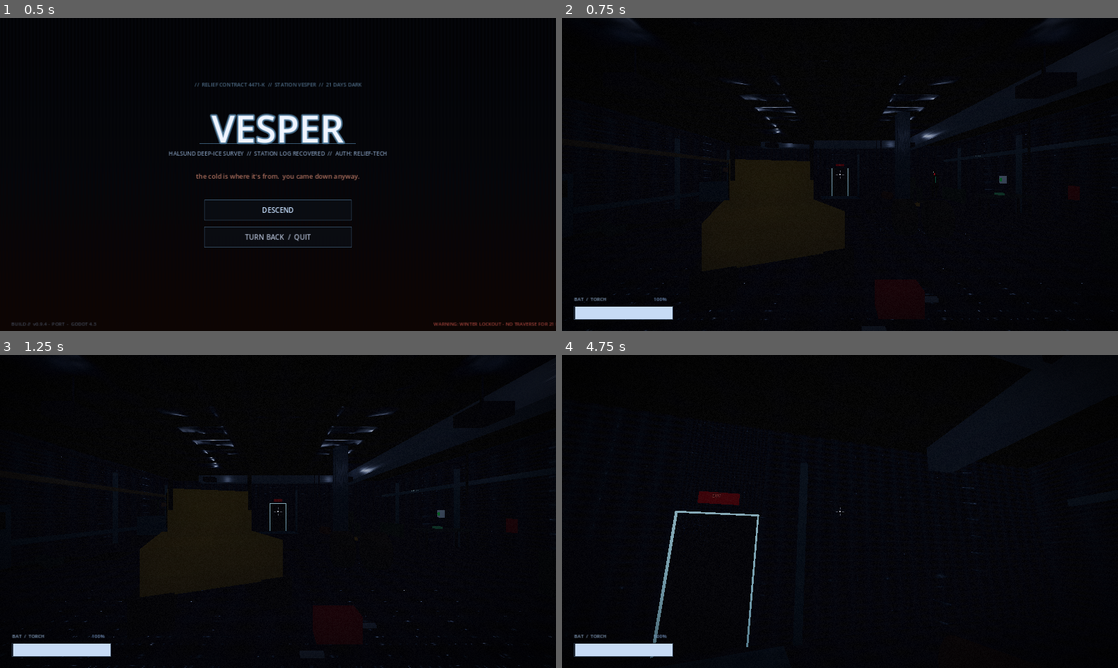
Above: before the commit, frames 1-4 (two rows, left to right).
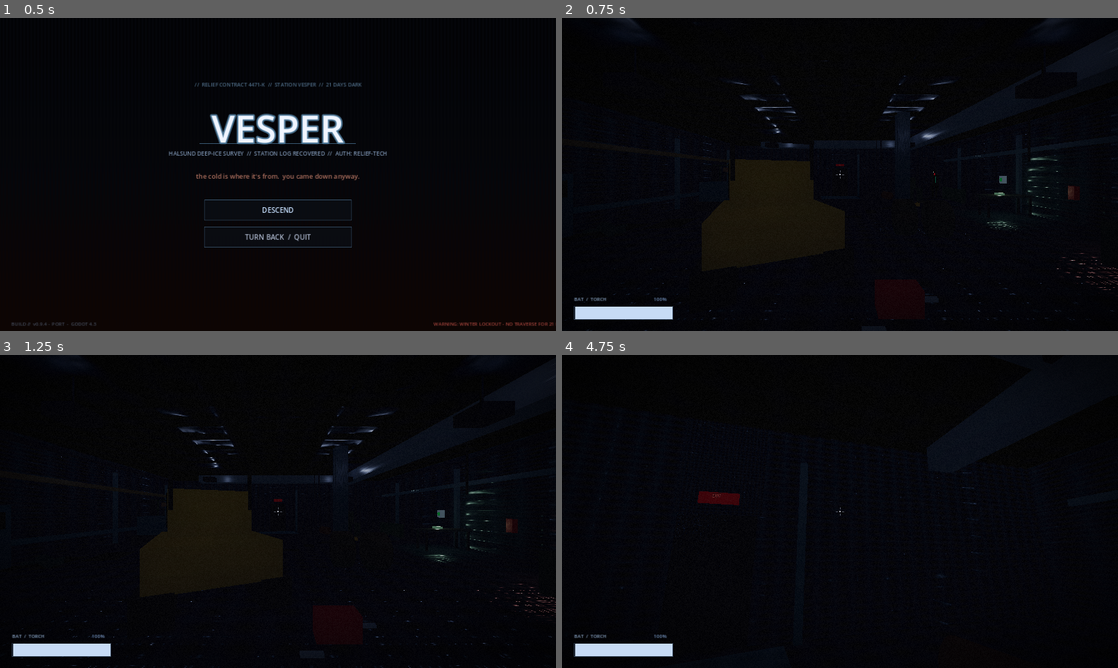
Above: after the commit, the same moments.

Repository: jakob265/horror
Game: Godot game, scene res://scenes/main.tscn
The game is run twice, just before and just after one commit, with the same random seed, the same clock (stepped at 60 frames per second) and the same inputs.
Inputs (mouse positions are in pixels of both pictures, inside the frame that each line leads up to):
- Up to frame 1 (0.5 s): no input
- Up to frame 2 (0.75 s): click "DESCEND" at 0.5 s
- Up to frame 3 (1.25 s): no input
- Up to frame 4 (4.75 s): tap Enter at 1.25 s; move the mouse to (867, 511) at 1.27 s; hold Ctrl (crouch) 1.28-2.03 s; hold W (move_forward) from 1.28 s (still down); tap Space at 1.52, 2.27, 3.77, 4.52 s; move the mouse to (812, 511) at 2.02 s; tap E (interact) at 2.1 s; move the mouse to (851, 505) at 2.77 s; hold Shift (sprint) 2.78-3.53 s; move the mouse to (834, 517) at 3.52 s; tap 0 at 3.6 s; move the mouse to (878, 514) at 4.27 s; tap 9 at 4.35 s

Frame 1 is identical in both runs. In frame 2, 0.3% of the frame differs, in the area x 48-100%, y 41-89%; in frame 3, 0.3%; in frame 4, 0.5%, in the area x 15-36%, y 49-97%.

Commit message:
Frame every doorway and make pickups findable
- Doorways: every wall opening now gets a frame, so connections read as
  doors instead of bare holes (fixes "missing doors" between rooms).
- Pickups now glow and cast a faint light so they're findable in the dark.
  Act 5's fuel can and valve handle were effectively invisible and sat in far
  corners - they now glow and sit on open central floor, so the gas/coolant
  puzzle is solvable.

https://claude.ai/code/session_01HfxPrm2HXwdjVL4tw9a6S6

Diff:
--- a/godot/scripts/acts/act1_surface.gd
+++ b/godot/scripts/acts/act1_surface.gd
@@ -112,8 +112,7 @@
 
 
 func _make_pickup(pos: Vector3, size: Vector3, color: Color, item_id: String, prompt: String) -> void:
-	var body := Chamber.make_prop_box(self, size, pos, color, true, "pickup")
-	Interactable.attach(body, prompt, "collect_item", {"item_id": item_id})
+	ActUtil.pickup(self, pos, size, color, item_id, prompt)
 
 
 func _emissive_box(parent: Node, size: Vector3, pos: Vector3, color: Color, energy: float) -> MeshInstance3D:
--- a/godot/scripts/acts/act4_labs.gd
+++ b/godot/scripts/acts/act4_labs.gd
@@ -111,8 +111,7 @@
 
 
 func _make_pickup(pos: Vector3, size: Vector3, color: Color, item_id: String, prompt: String) -> void:
-	var body := Chamber.make_prop_box(self, size, pos, color, true, "pickup")
-	Interactable.attach(body, prompt, "collect_item", {"item_id": item_id})
+	ActUtil.pickup(self, pos, size, color, item_id, prompt)
 
 
 func _cut_chain() -> void:
--- a/godot/scripts/acts/act5_generator.gd
+++ b/godot/scripts/acts/act5_generator.gd
@@ -80,9 +80,9 @@
 	})
 
 	# The two items, far apart, out in the dark.
-	_make_pickup(Vector3(7.5, 0.95, -6.0), Vector3(0.5, 0.12, 0.16), Color(0.6, 0.55, 0.2), "valve_handle", "Take the valve handle")
+	_make_pickup(Vector3(5.0, 0.35, -3.5), Vector3(0.5, 0.16, 0.18), Color(0.7, 0.62, 0.2), "valve_handle", "Take the valve handle")
 	Chamber.make_prop_box(self, Vector3(1.6, 0.9, 0.7), Vector3(7.6, 0.45, -6.0), Color(0.30, 0.32, 0.36))
-	_make_pickup(Vector3(7.8, 0.32, 5.5), Vector3(0.34, 0.5, 0.26), Color(0.74, 0.16, 0.12), "diesel_can", "Take the diesel can")
+	_make_pickup(Vector3(5.0, 0.35, 3.5), Vector3(0.36, 0.55, 0.28), Color(0.8, 0.2, 0.14), "diesel_can", "Take the diesel can")
 	for rz in [4.5, 5.5, 6.5]:
 		Chamber.make_prop_box(self, Vector3(0.5, 0.5, 0.5), Vector3(8.8, 0.25, rz), Color(0.30, 0.30, 0.22))
 
@@ -136,8 +136,7 @@
 
 
 func _make_pickup(pos: Vector3, size: Vector3, color: Color, item_id: String, prompt: String) -> void:
-	var body := Chamber.make_prop_box(self, size, pos, color, true, "pickup")
-	Interactable.attach(body, prompt, "collect_item", {"item_id": item_id})
+	ActUtil.pickup(self, pos, size, color, item_id, prompt)
 
 
 func _green(m: MeshInstance3D) -> void:
--- a/godot/scripts/acts/act6_morgue.gd
+++ b/godot/scripts/acts/act6_morgue.gd
@@ -104,8 +104,7 @@
 
 
 func _make_pickup(pos: Vector3, size: Vector3, color: Color, item_id: String, prompt: String) -> void:
-	var body := Chamber.make_prop_box(self, size, pos, color, true, "pickup")
-	Interactable.attach(body, prompt, "collect_item", {"item_id": item_id})
+	ActUtil.pickup(self, pos, size, color, item_id, prompt)
 
 
 func _thaw() -> void:
--- a/godot/scripts/components/chamber.gd
+++ b/godot/scripts/components/chamber.gd
@@ -136,6 +136,8 @@
 			hpos = Vector3(gap_center, DOOR_H + header_h / 2, fixed)
 			hsize = Vector3(DOOR_W + 0.2, header_h, 0.2)
 		parent.add_child(_make_box(hsize, hpos, color, "header"))
+	# Frame every opening so it reads as a doorway, not a bare hole.
+	_add_doorframe(parent, axis, fixed, gap_center)
 
 
 static func add_door(parent: Node3D, axis: String, fixed: float, gap_center: float, label: String, color: Color, on_open: Callable = Callable(), interact_label: String = "", sealed: bool = false) -> Node3D:
@@ -148,8 +150,6 @@
 		size = Vector3(DOOR_W, DOOR_H, 0.10)
 		pos = Vector3(gap_center, DOOR_H / 2, fixed)
 	var door := _make_box(size, pos, color, "door_" + label, true, SurfaceFactory.CAT_WALL_METAL)
-	# Doorframe trim — thin emissive surround for instant readability
-	_add_doorframe(parent, axis, fixed, gap_center)
 	parent.add_child(door)
 	if not sealed:
 		var lbl := interact_label if interact_label != "" else ("Open " + label)
@@ -207,7 +207,7 @@
 		mat.albedo_color = trim_col
 		mat.emission_enabled = true
 		mat.emission = trim_emit
-		mat.emission_energy_multiplier = 1.4
+		mat.emission_energy_multiplier = 0.9
 		mat.metallic = 0.6
 		mat.roughness = 0.4
 		bm.material_override = mat
--- a/godot/scripts/util/act_util.gd
+++ b/godot/scripts/util/act_util.gd
@@ -413,6 +413,39 @@
 	return locker
 
 
+# A collectible that glows and casts a faint light so it's findable in the dark.
+static func pickup(parent: Node3D, pos: Vector3, size: Vector3, color: Color, item_id: String, prompt: String) -> StaticBody3D:
+	var body := StaticBody3D.new()
+	body.position = pos
+	var mesh := MeshInstance3D.new()
+	var bm := BoxMesh.new()
+	bm.size = size
+	mesh.mesh = bm
+	var mat := StandardMaterial3D.new()
+	mat.shading_mode = BaseMaterial3D.SHADING_MODE_PER_PIXEL
+	mat.albedo_color = color
+	mat.emission_enabled = true
+	mat.emission = color.lightened(0.35)
+	mat.emission_energy_multiplier = 0.7
+	mesh.material_override = mat
+	body.add_child(mesh)
+	var shape := CollisionShape3D.new()
+	var col := BoxShape3D.new()
+	col.size = size
+	shape.shape = col
+	body.add_child(shape)
+	var lamp := OmniLight3D.new()
+	lamp.light_color = color.lightened(0.4)
+	lamp.light_energy = 1.1
+	lamp.omni_range = 3.2
+	lamp.shadow_enabled = false
+	lamp.position = Vector3(0, maxf(size.y, 0.1), 0)
+	body.add_child(lamp)
+	parent.add_child(body)
+	Interactable.attach(body, prompt, "collect_item", {"item_id": item_id})
+	return body
+
+
 # Bake a navmesh over an act's static collision so the hunter can path around
 # walls and props instead of clipping through them. Call after geometry exists.
 static func bake_navmesh(act: Node3D) -> void:
